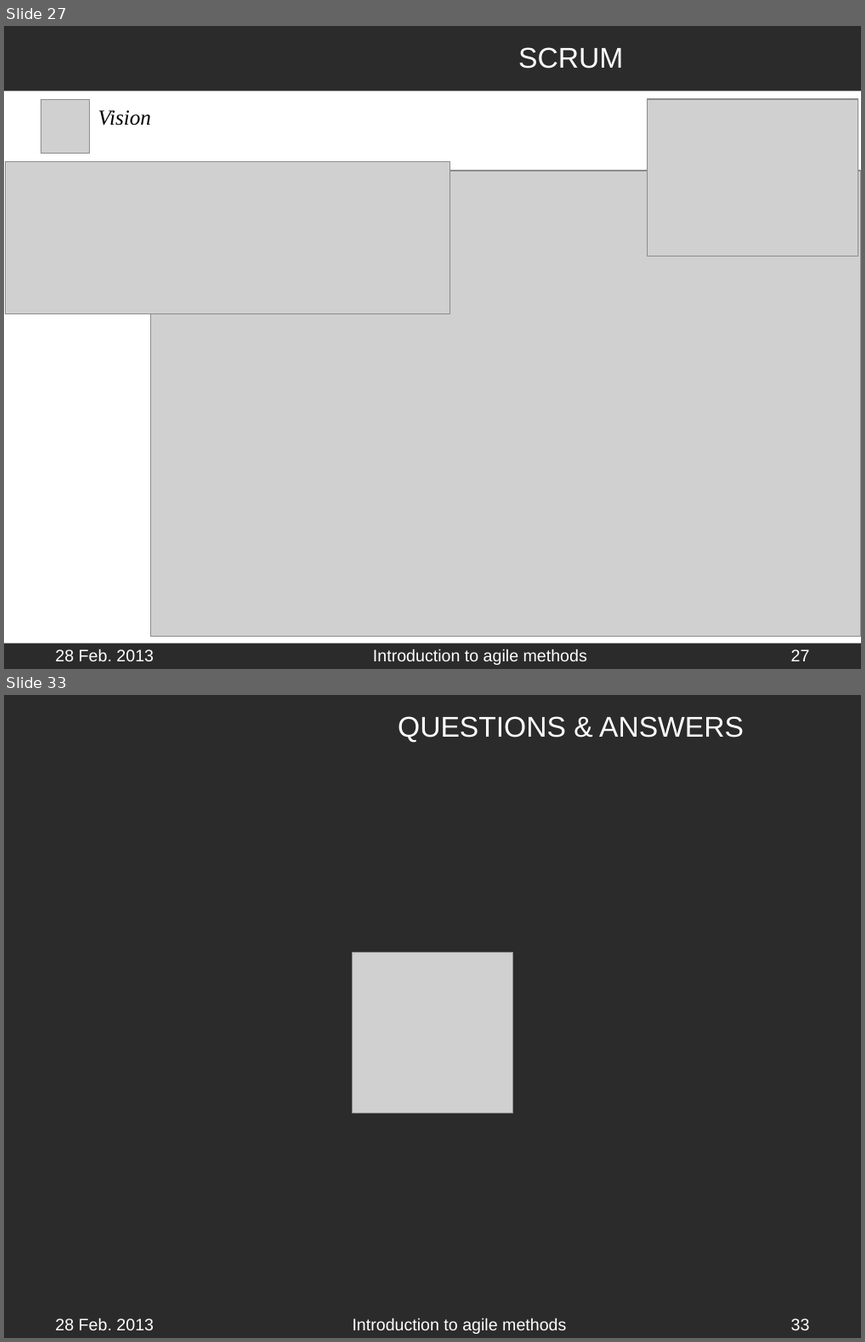
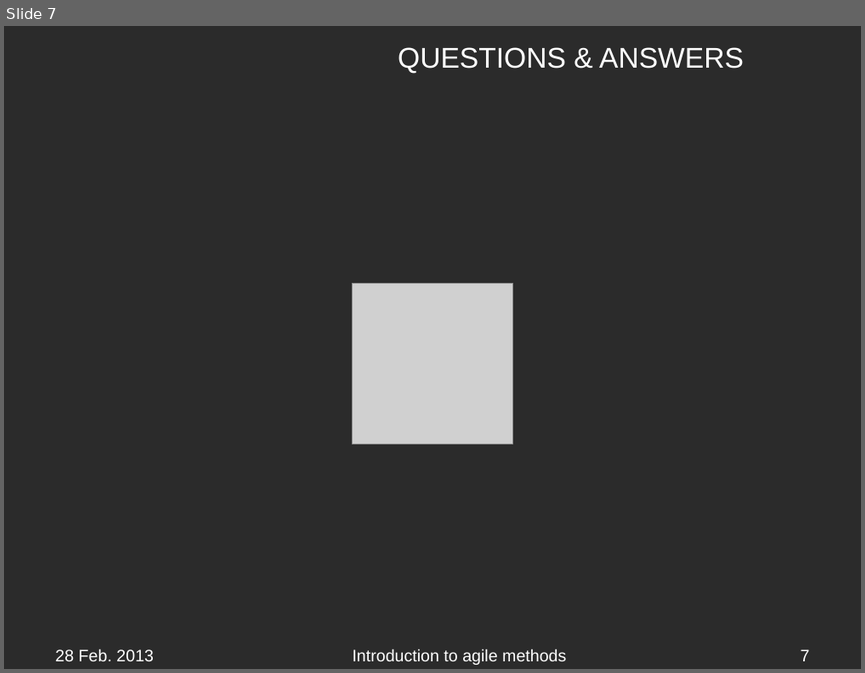
Before and after one commit to APGoblinShark/ap-bb-resources, a slide deck: AP-BrownBag(Javascript).pptx. Shown one above the other, each under a label of ours: slides 27 and 33 before the commit, slide 7 after it; the slides between them are not shown. The pictures are 865x1342 and 865x673 pixels, drawn with LibreOffice and Linux fonts; fonts in the diff are those of the drawing; grey boxes stand for pictures; background and template pictures are left out; a plain dark background stands for a picture behind light text. Boxes give left, top, right and bottom in pixels: in the first picture for what was removed or moved away, otherwise in the second. Text is boxed around its words. In the diff, an @@ line names an element or a change of style, - is before the commit and + after.

```diff
--- a/AP-BrownBag(Javascript).pptx
+++ b/AP-BrownBag(Javascript).pptx
@@ slide 27 removed at bbox=[4, 26, 861, 669], background picture (left out) @@
@@ title removed at bbox=[518, 47, 623, 68] @@
-SCRUM
@@ rectangle removed at bbox=[4, 91, 861, 643] @@
@@ picture removed at bbox=[41, 100, 90, 154] @@
@@ picture removed at bbox=[647, 99, 858, 256] @@
@@ text removed at bbox=[98, 110, 151, 125] @@
-Vision
@@ picture removed at bbox=[5, 161, 449, 313] @@
@@ picture removed at bbox=[150, 170, 861, 636] @@
@@ text removed at bbox=[55, 648, 154, 661] @@
-28 Feb. 2013
@@ text removed at bbox=[373, 648, 587, 664] @@
-Introduction to agile methods
@@ page number removed at bbox=[791, 649, 810, 661] @@
-27
@@ what was slide 33 is now slide 7 @@
@@ page number at bbox=[800, 649, 810, 661]: text changed @@
-33
+7
```
Also in this commit, not shown: 5 slides changed, 27 other slides removed.
